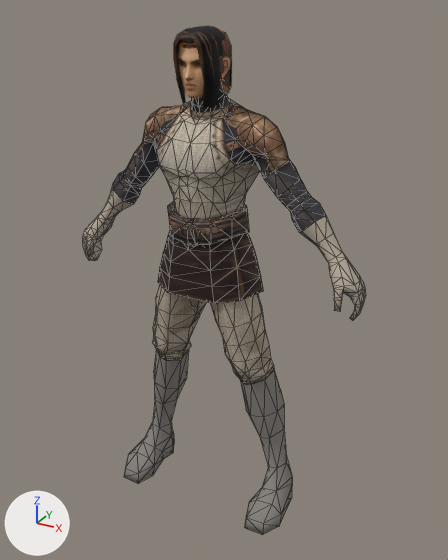
Renders of the glTF model assets/models/profile_leather_ul.glb from each side of a commit.
The view is the same before and after, from a 50 mm lens placed at (0.262, -0.444, 0.458), pointed at (0.012, 0.011, 0.23). Arrows for +X, +Y and +Z are at lower left; the lights stay in place. The first picture is the older version. Mesh edges are drawn as thin lines on the coarser meshes. Vertices at exactly the same position are counted once.

The scene before the commit, as lines of its bpy script (objects in view):
```python
me_mfighter_m000_b_md = bpy.data.meshes.new('MFighter_m000_b.md')
me_mfighter_m000_b_md.from_pydata(...)  # 108 vertices, 198 faces; spans x -0.091..0.091, y -0.04..0.036, z 0.001..0.145
me_mfighter_m000_b_md.materials.append(mat_animbootsfallback)  # grey #86817c
me_mfighter_m000_g_md = bpy.data.meshes.new('MFighter_m000_g.md')
me_mfighter_m000_g_md.from_pydata(...)  # 152 vertices, 288 faces; spans x -0.142..0.142, y -0.012..0.022, z 0.222..0.307
me_mfighter_m000_g_md.materials.append(mat_animglovesfallback)  # grey #bcafa0
me_mfighter_m000_h_md = bpy.data.meshes.new('MFighter_m000_h.md')
me_mfighter_m000_h_md.from_pydata(...)  # 419 vertices, 708 faces; spans x -0.0213..0.0213, y -0.0267..0.023, z 0.3856..0.4449
# faces by material slot: [356, 352]
me_mfighter_m000_h_md.materials.append(mat_animhairbasetex)
me_mfighter_m000_h_md.materials.append(mat_animface)
ob_mfighter_m000_b_mo = bpy.data.objects.new('MFighter_m000_b.mo', me_mfighter_m000_b_md)
ob_mfighter_m000_b_mo.location = (0.0, 0.0, 0.0)
ob_mfighter_m000_g_mo = bpy.data.objects.new('MFighter_m000_g.mo', me_mfighter_m000_g_md)
ob_mfighter_m000_g_mo.location = (0.0, 0.0, 0.0)
ob_mfighter_m000_h_mo = bpy.data.objects.new('MFighter_m000_h.mo', me_mfighter_m000_h_md)
ob_mfighter_m000_h_mo.location = (0.0, 0.0, 0.0)
# also in view: 'MFighter_m001_u.mo' at (0.0, 0.002, 0.347); 'MFighter_m001_l.mo' at (0.0, 0.006, 0.217)
```
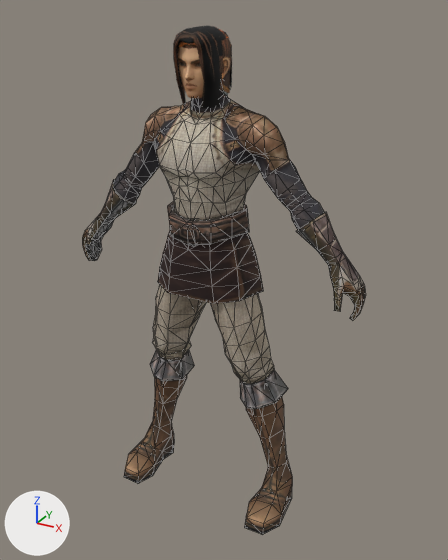
Boxes [x1, y1, x2, y2] around the edits, measured in the pictures (448 x 560 px; the box of a moved part takes in the faces that stretch with it):
'MFighter_m000_g.mo', reshaped: before [82, 185, 366, 320]; after [82, 179, 366, 320]
part 1 of me_mfighter_m000_b_md, built on: before [240, 371, 284, 438]; after [240, 370, 288, 438]
part 2 of me_mfighter_m000_b_md, built on: before [154, 350, 181, 404]; after [150, 350, 194, 404]
part 3 of me_mfighter_m000_b_md, surface changed (grey to brown): before [152, 350, 286, 468]; after [152, 375, 286, 468]
part 4 of me_mfighter_m000_b_md, recoloured (darker): before [124, 350, 292, 534]; after [124, 375, 292, 534]
part 5 of me_mfighter_m000_g_md, moved or reshaped: before [299, 216, 362, 293]; after [296, 212, 362, 293]
part 6 of me_mfighter_m000_g_md, built on: before [83, 185, 133, 255]; after [83, 179, 137, 235]
part 7 of me_mfighter_m000_g_md, recoloured: before [82, 185, 366, 320]; after [82, 213, 366, 320]

The change, as a diff of the scene's bpy script:
```diff
--- a/assets/models/profile_leather_ul.glb.py
+++ b/assets/models/profile_leather_ul.glb.py
@@ mat_animglovestex @@
+mat_animglovestex = bpy.data.materials.new('AnimGlovesTex')
+# uses the picture img_mfighter_m001_t01_g_sp
@@ mat_animbootstex @@
+mat_animbootstex = bpy.data.materials.new('AnimBootsTex')
+# uses the picture img_mfighter_m001_t01_b_sp
@@ me_mfighter_m000_b_md @@
-me_mfighter_m000_b_md.from_pydata(...)  # 108 vertices, 198 faces; spans x -0.091..0.091, y -0.04..0.036, z 0.001..0.145
+me_mfighter_m000_b_md.from_pydata(...)  # 122 vertices, 226 faces; spans x -0.091..0.091, y -0.04..0.039, z 0.001..0.145
+# me_mfighter_m000_b_md part 1
+# 4 vertices move from x 0.048..0.072, y -0.003..0.022, z 0.102..0.109 to x 0.051..0.072, y -0.003..0.022, z 0.103..0.109
+# 7 vertices are added at x 0.033..0.073, y -0.009..0.039, z 0.113..0.123
+# 14 new faces join them
+# me_mfighter_m000_b_md part 2
+# 4 vertices move from x -0.072..-0.048, y -0.003..0.022, z 0.102..0.109 to x -0.072..-0.051, y -0.003..0.022, z 0.103..0.109
+# 7 vertices are added at x -0.073..-0.033, y -0.009..0.039, z 0.113..0.123
+# 14 new faces join them
+# me_mfighter_m000_b_md part 3: 82 kept faces spanning x -0.079..0.079, y -0.007..0.036, z 0.042..0.145 get new texture (UV) coordinates
+# me_mfighter_m000_b_md part 4: 198 faces spanning x -0.091..0.091, y -0.04..0.036, z 0.001..0.145 switch from mat_animbootsfallback (grey #86817c) to mat_animbootstex
@@ me_mfighter_m000_g_md @@
-me_mfighter_m000_g_md.from_pydata(...)  # 152 vertices, 288 faces; spans x -0.142..0.142, y -0.012..0.022, z 0.222..0.307
+me_mfighter_m000_g_md.from_pydata(...)  # 144 vertices, 277 faces; spans x -0.142..0.142, y -0.012..0.024, z 0.222..0.31
+# me_mfighter_m000_g_md part 5
+# 5 vertices are removed from x 0.089..0.118, y 0.0..0.022, z 0.276..0.303
+# 16 faces are deleted
+# 15 vertices move from x 0.083..0.137, y -0.003..0.019, z 0.257..0.307 to x 0.081..0.137, y -0.003..0.021, z 0.257..0.31
+# 5 vertices are added at (0.099, 0.024, 0.304), (0.099, -0.002, 0.305), (0.088, 0.024, 0.296), (0.087, -0.001, 0.295), (0.118, 0.001, 0.276)
+# 20 new faces join them
+# me_mfighter_m000_g_md part 6
+# 13 vertices are removed from x -0.129..-0.089, y -0.012..0.022, z 0.236..0.303
+# 35 faces are deleted
+# 15 vertices move from x -0.137..-0.083, y -0.003..0.019, z 0.257..0.307 to x -0.137..-0.081, y -0.003..0.021, z 0.257..0.31
+# 5 vertices are added at (-0.099, -0.002, 0.305), (-0.099, 0.024, 0.304), (-0.088, 0.024, 0.296), (-0.118, 0.001, 0.276), (-0.087, -0.001, 0.295)
+# 20 new faces join them
+# me_mfighter_m000_g_md part 7: 237 faces spanning x -0.142..0.142, y -0.012..0.021, z 0.222..0.31 switch from mat_animglovesfallback (grey #bcafa0) to mat_animglovestex
```
